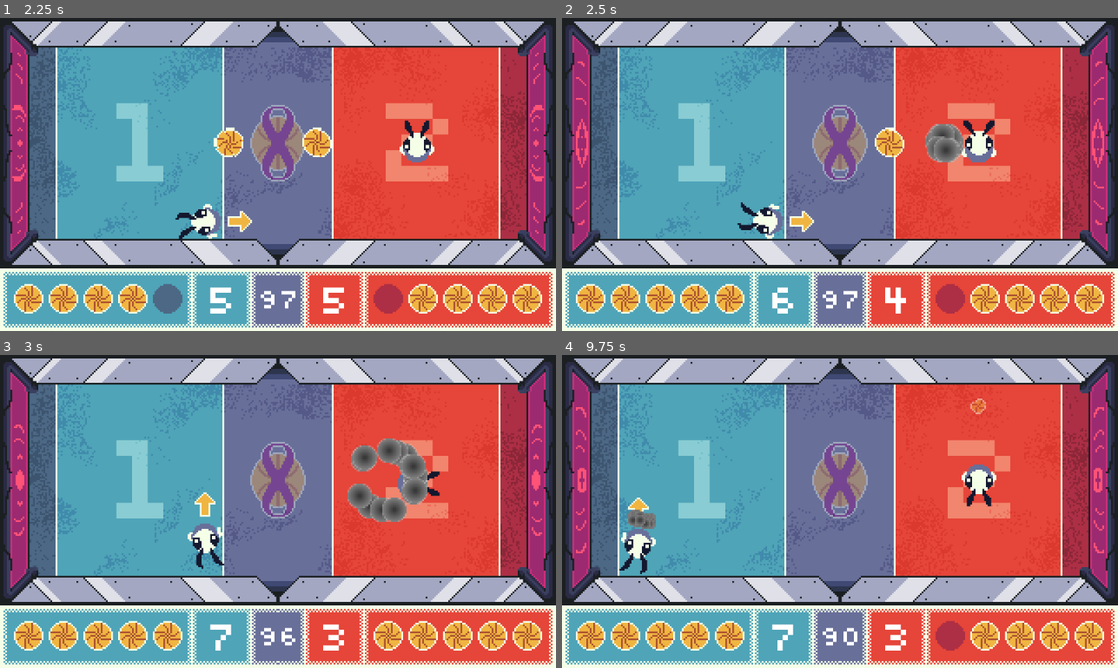
Above: before the commit, frames 1-4 (two rows, left to right).
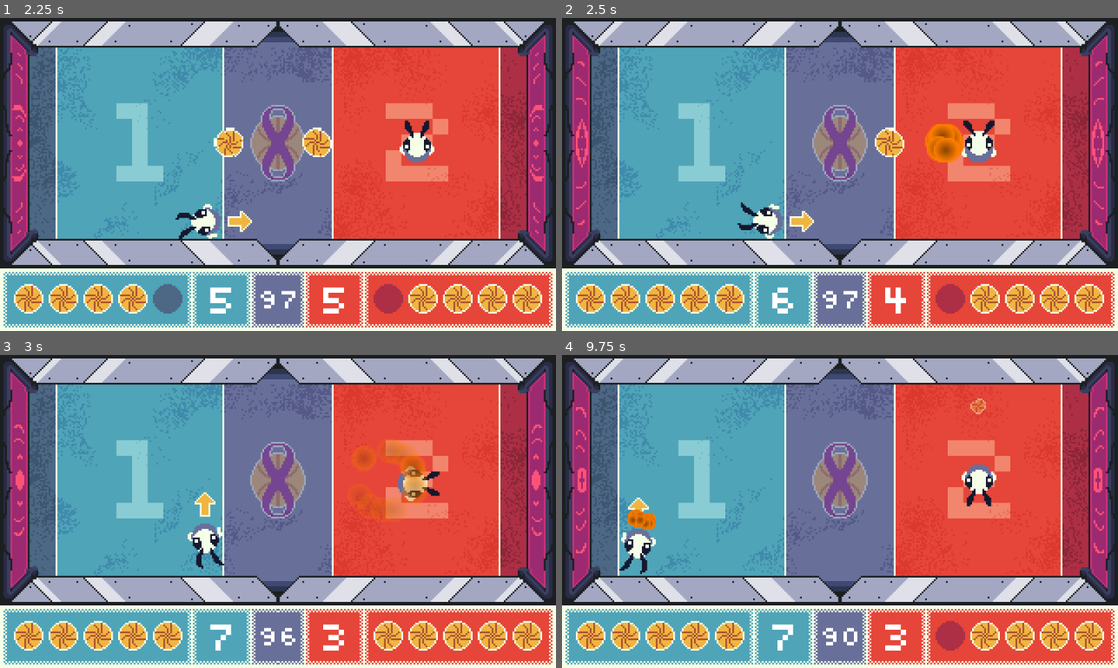
Above: after the commit, the same moments.

Repository: Moth-Fried-Games/mothball
Game: Godot game, scene res://game/scenes/main.tscn
The game is run twice, just before and just after one commit, with the same random seed, the same clock (stepped at 60 frames per second) and the same inputs. The project has no main scene, so this scene is started directly.
Inputs:
- Up to frame 1 (2.25 s): tap Enter at 0.5 s; hold D (move_right_kb1) 0.53-1.28 s; tap Space (action_shoot_kb1) at 0.6 s; hold S (move_down_kb1) 1.28-2.03 s; tap Ctrl (action_shoot_kb2) at 1.35 s; hold D (move_right_kb1) from 2.03 s (still down); tap Down (move_down_kb2) at 2.1 s
- Up to frame 2 (2.5 s): keep holding D (move_right_kb1)
- Up to frame 3 (3 s): release D (move_right_kb1) at 2.78 s; hold W (move_up_kb1) from 2.78 s (still down); tap Left (move_left_kb2) at 2.85 s
- Up to frame 4 (9.75 s): release W (move_up_kb1) at 3.53 s; hold A (move_left_kb1) 3.53-5.03 s; tap one key every 0.75 s from 3.6 s: Right (move_right_kb2) Up (move_up_kb2) Space (action_shoot_kb1) Ctrl (action_shoot_kb2) Down (move_down_kb2) Left (move_left_kb2) Right (move_right_kb2) Up (move_up_kb2) Space (action_shoot_kb1); hold S (move_down_kb1) 5.03-5.78 s; hold D (move_right_kb1) 5.78-6.53 s; hold W (move_up_kb1) 6.53-7.28 s; hold D (move_right_kb1) 7.28-8.03 s; hold S (move_down_kb1) 8.03-8.78 s; hold A (move_left_kb1) 8.78-9.53 s; hold W (move_up_kb1) from 9.53 s (still down)

Frame 1 is identical in both runs. In frame 2, 0.7% of the frame differs, in the area x 65-73%, y 33-47%; in frame 3, 2.3%, in the area x 62-77%, y 26-54%; in frame 4, 0.3%.

Commit message:
portally particles

Diff:
--- a/game/entities/particles/particle_1.tscn
+++ b/game/entities/particles/particle_1.tscn
@@ -1,10 +1,10 @@
-[gd_scene load_steps=5 format=3 uid="uid://dahn2gc3q36qf"]
+[gd_scene load_steps=7 format=3 uid="uid://dahn2gc3q36qf"]
 
 [ext_resource type="Script" uid="uid://ynre24ujdbxc" path="res://game/entities/particles/particle.gd" id="1_uoevg"]
 
 [sub_resource type="Gradient" id="Gradient_v46yp"]
 offsets = PackedFloat32Array(0, 0.9, 1)
-colors = PackedColorArray(0.194349, 0.194349, 0.194349, 1, 0.501407, 0.501406, 0.501406, 1, 1, 1, 1, 0)
+colors = PackedColorArray(0.5, 0.25, 0, 1, 1, 0.5, 0, 1, 1, 0.5, 0, 0)
 
 [sub_resource type="GradientTexture2D" id="GradientTexture2D_ou44i"]
 gradient = SubResource("Gradient_v46yp")
@@ -14,12 +14,20 @@
 fill_from = Vector2(0.5, 0.5)
 fill_to = Vector2(0.5, 0)
 
+[sub_resource type="Curve" id="Curve_uoevg"]
+_data = [Vector2(0, 1), 0.0, 0.0, 0, 0, Vector2(1, 0), 0.0, 0.0, 0, 0]
+point_count = 2
+
+[sub_resource type="CurveTexture" id="CurveTexture_wo65t"]
+curve = SubResource("Curve_uoevg")
+
 [sub_resource type="ParticleProcessMaterial" id="ParticleProcessMaterial_uoevg"]
 particle_flag_disable_z = true
 spread = 180.0
 initial_velocity_min = 30.0
 initial_velocity_max = 30.0
 gravity = Vector3(0, 0, 0)
+alpha_curve = SubResource("CurveTexture_wo65t")
 
 [node name="Particle1" type="GPUParticles2D"]
 emitting = false
--- a/game/entities/particles/particle_2.tscn
+++ b/game/entities/particles/particle_2.tscn
@@ -1,10 +1,10 @@
-[gd_scene load_steps=5 format=3 uid="uid://dilcc6s188354"]
+[gd_scene load_steps=7 format=3 uid="uid://dilcc6s188354"]
 
 [ext_resource type="Script" uid="uid://ynre24ujdbxc" path="res://game/entities/particles/particle.gd" id="1_epphi"]
 
 [sub_resource type="Gradient" id="Gradient_v46yp"]
 offsets = PackedFloat32Array(0, 0.9, 1)
-colors = PackedColorArray(0.194349, 0.194349, 0.194349, 1, 0.501407, 0.501406, 0.501406, 1, 1, 1, 1, 0)
+colors = PackedColorArray(0.5, 0.25, 0, 1, 1, 0.5, 0, 1, 1, 0.5, 0, 0)
 
 [sub_resource type="GradientTexture2D" id="GradientTexture2D_ow7m2"]
 gradient = SubResource("Gradient_v46yp")
@@ -14,12 +14,20 @@
 fill_from = Vector2(0.5, 0.5)
 fill_to = Vector2(0.5, 0)
 
+[sub_resource type="Curve" id="Curve_uoevg"]
+_data = [Vector2(0, 1), 0.0, 0.0, 0, 0, Vector2(1, 0), 0.0, 0.0, 0, 0]
+point_count = 2
+
+[sub_resource type="CurveTexture" id="CurveTexture_wo65t"]
+curve = SubResource("Curve_uoevg")
+
 [sub_resource type="ParticleProcessMaterial" id="ParticleProcessMaterial_epphi"]
 particle_flag_disable_z = true
 spread = 180.0
 initial_velocity_min = 50.0
 initial_velocity_max = 50.0
 gravity = Vector3(0, 0, 0)
+alpha_curve = SubResource("CurveTexture_wo65t")
 
 [node name="Particle2" type="GPUParticles2D"]
 emitting = false
--- a/game/entities/particles/particle_3.tscn
+++ b/game/entities/particles/particle_3.tscn
@@ -1,10 +1,10 @@
-[gd_scene load_steps=5 format=3 uid="uid://djse0u0vk18bq"]
+[gd_scene load_steps=7 format=3 uid="uid://djse0u0vk18bq"]
 
 [ext_resource type="Script" uid="uid://ynre24ujdbxc" path="res://game/entities/particles/particle.gd" id="1_ra22s"]
 
 [sub_resource type="Gradient" id="Gradient_v46yp"]
 offsets = PackedFloat32Array(0, 0.9, 1)
-colors = PackedColorArray(0.194349, 0.194349, 0.194349, 1, 0.501407, 0.501406, 0.501406, 1, 1, 1, 1, 0)
+colors = PackedColorArray(0.5, 0.25, 0, 1, 1, 0.5, 0, 1, 1, 0.5, 0, 0)
 
 [sub_resource type="GradientTexture2D" id="GradientTexture2D_ddrj5"]
 gradient = SubResource("Gradient_v46yp")
@@ -14,12 +14,20 @@
 fill_from = Vector2(0.5, 0.5)
 fill_to = Vector2(0.5, 0)
 
+[sub_resource type="Curve" id="Curve_uoevg"]
+_data = [Vector2(0, 1), 0.0, 0.0, 0, 0, Vector2(1, 0), 0.0, 0.0, 0, 0]
+point_count = 2
+
+[sub_resource type="CurveTexture" id="CurveTexture_wo65t"]
+curve = SubResource("Curve_uoevg")
+
 [sub_resource type="ParticleProcessMaterial" id="ParticleProcessMaterial_ra22s"]
 particle_flag_disable_z = true
 spread = 180.0
 initial_velocity_min = 75.0
 initial_velocity_max = 75.0
 gravity = Vector3(0, 0, 0)
+alpha_curve = SubResource("CurveTexture_wo65t")
 
 [node name="Particle3" type="GPUParticles2D"]
 emitting = false
--- a/game/entities/particles/particle_4.tscn
+++ b/game/entities/particles/particle_4.tscn
@@ -1,10 +1,10 @@
-[gd_scene load_steps=5 format=3 uid="uid://d01qh2xysdcs1"]
+[gd_scene load_steps=7 format=3 uid="uid://d01qh2xysdcs1"]
 
 [ext_resource type="Script" uid="uid://ynre24ujdbxc" path="res://game/entities/particles/particle.gd" id="1_r57jn"]
 
 [sub_resource type="Gradient" id="Gradient_v46yp"]
 offsets = PackedFloat32Array(0, 0.9, 1)
-colors = PackedColorArray(0.194349, 0.194349, 0.194349, 1, 0.501407, 0.501406, 0.501406, 1, 1, 1, 1, 0)
+colors = PackedColorArray(0.5, 0.25, 0, 1, 1, 0.5, 0, 1, 1, 0.5, 0, 0)
 
 [sub_resource type="GradientTexture2D" id="GradientTexture2D_dvy7i"]
 gradient = SubResource("Gradient_v46yp")
@@ -14,12 +14,20 @@
 fill_from = Vector2(0.5, 0.5)
 fill_to = Vector2(0.5, 0)
 
+[sub_resource type="Curve" id="Curve_uoevg"]
+_data = [Vector2(0, 1), 0.0, 0.0, 0, 0, Vector2(1, 0), 0.0, 0.0, 0, 0]
+point_count = 2
+
+[sub_resource type="CurveTexture" id="CurveTexture_wo65t"]
+curve = SubResource("Curve_uoevg")
+
 [sub_resource type="ParticleProcessMaterial" id="ParticleProcessMaterial_r57jn"]
 particle_flag_disable_z = true
 spread = 180.0
 initial_velocity_min = 100.0
 initial_velocity_max = 100.0
 gravity = Vector3(0, 0, 0)
+alpha_curve = SubResource("CurveTexture_wo65t")
 
 [node name="Particle4" type="GPUParticles2D"]
 emitting = false
